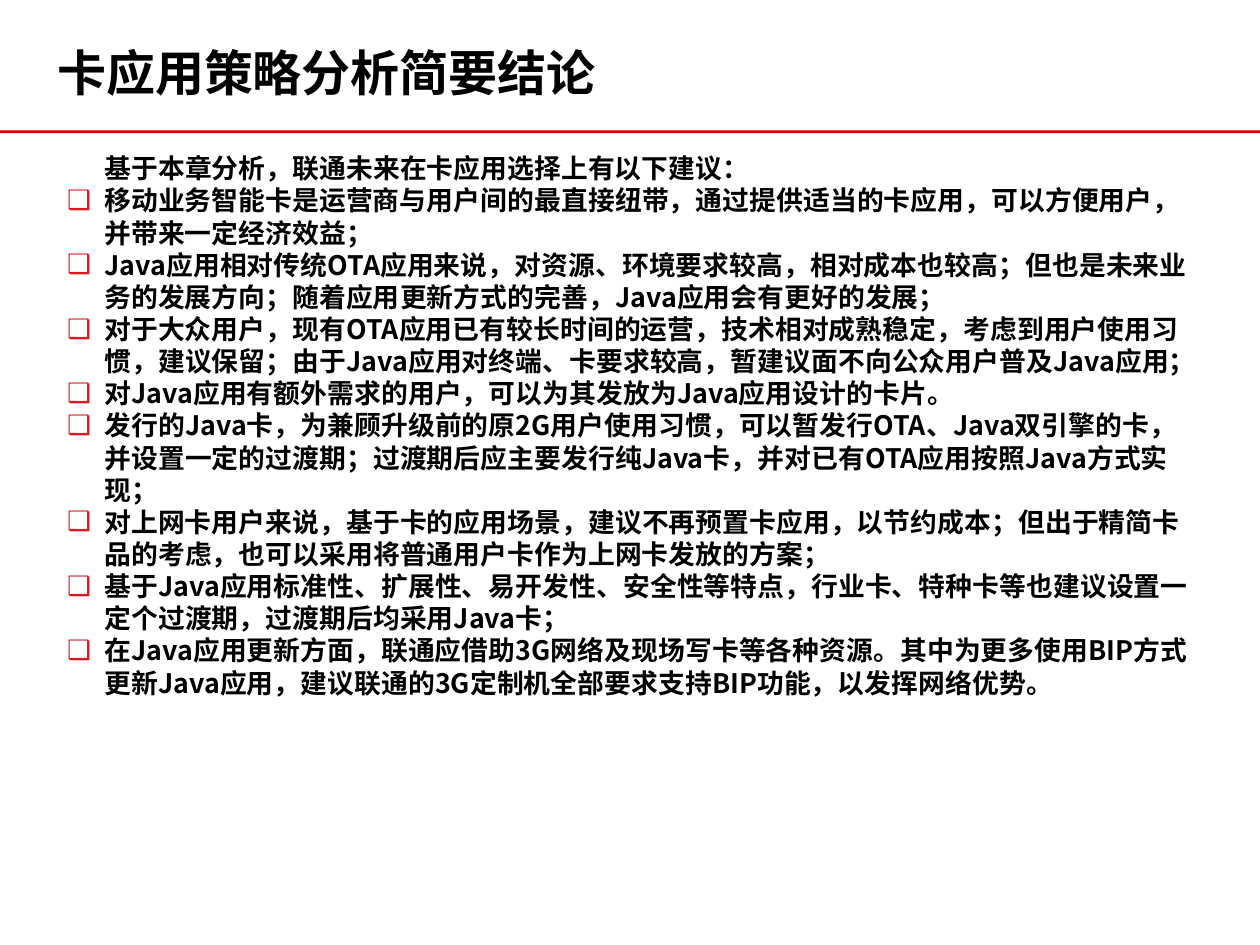
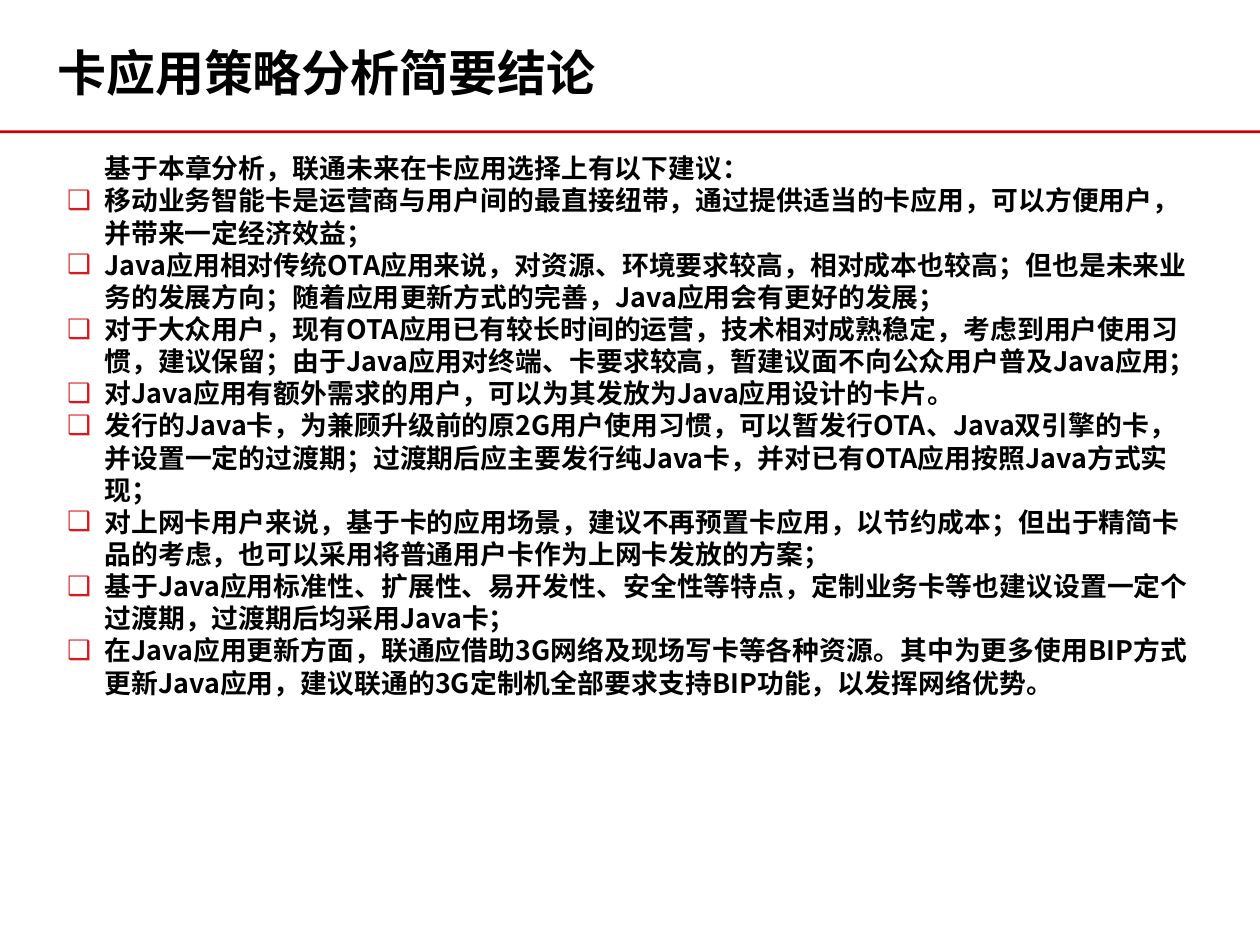
Before and after one commit to momo1101/unicardsrch, a slide deck: slide 29 of 软课题文本/软课题-中国联通电信卡业务及策略研究.ppt. Drawn at 1260x945 pixels with LibreOffice and Linux fonts; fonts in the diff are those of the drawing; background and template pictures are left out. Boxes give left, top, right and bottom in pixels: in the first picture for what was removed or moved away, otherwise in the second. Text is boxed around its words. In the diff, an @@ line names an element or a change of style, - is before the commit and + after.

```diff
--- a/软课题文本/软课题-中国联通电信卡业务及策略研究.ppt
+++ b/软课题文本/软课题-中国联通电信卡业务及策略研究.ppt
@@ text at (104,573,1187,633): text changed @@
-❑ 基于Java应用标准性、扩展性、易开发性、安全性等特点，行业卡、特种卡等也建议设置一定个过渡期，过渡期后均采用Java卡；
+❑ 基于Java应用标准性、扩展性、易开发性、安全性等特点，定制业务卡等也建议设置一定个过渡期，过渡期后均采用Java卡；
```
Also in this commit, not shown: 10 other slides changed, 6 slides removed.
